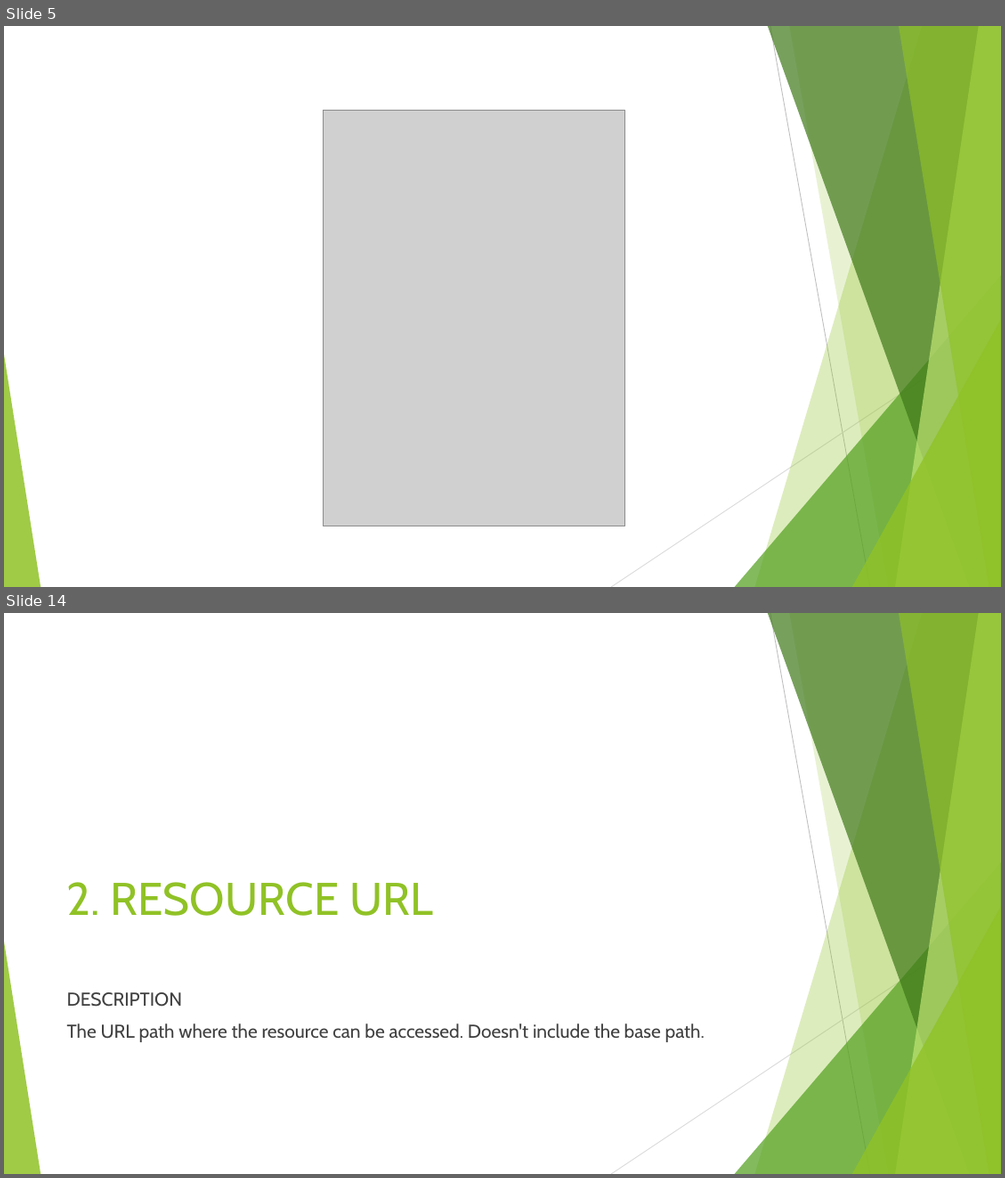
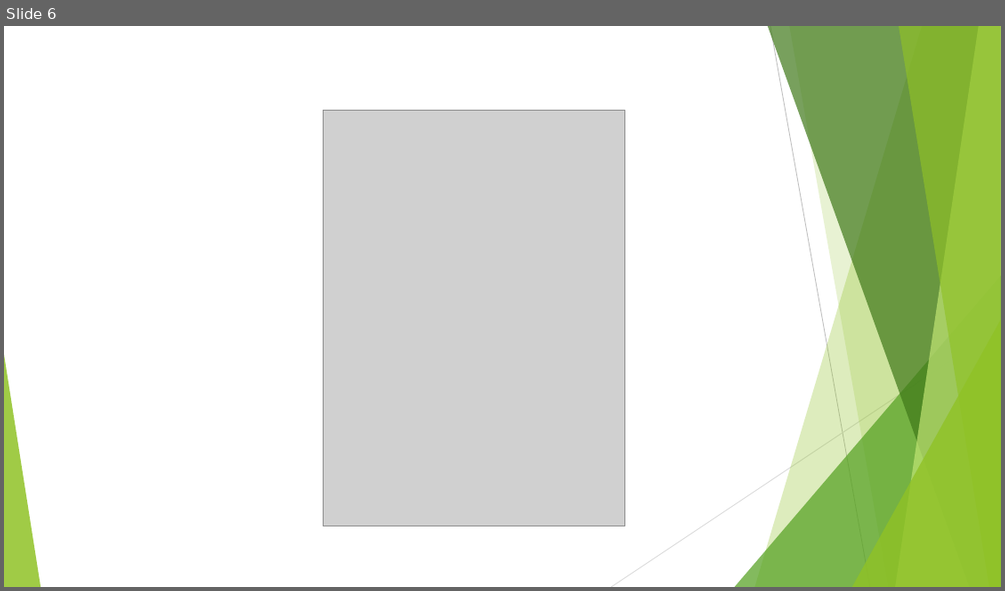
Before and after one commit to leandrocgsi/RestWithASP-NETUdemy, a slide deck: Documents/Understending RESTFul API's .pptx. Shown one above the other, each under a label of ours: slides 5 and 14 before the commit, slide 6 after it; the slides between them are not shown. The pictures are 1005x1178 and 1005x591 pixels, drawn with LibreOffice and Linux fonts; fonts in the diff are those of the drawing; grey boxes stand for pictures. Boxes give left, top, right and bottom in pixels: in the first picture for what was removed or moved away, otherwise in the second. Text is boxed around its words. In the diff, an @@ line names an element or a change of style, - is before the commit and + after.

```diff
--- a/Documents/Understending RESTFul API's .pptx
+++ b/Documents/Understending RESTFul API's .pptx
@@ slide 14 removed at box(4, 613, 1001, 1174), background #FFFFFF; not listed: 10 template elements that a slide beside it also shows @@
@@ title removed at box(67, 882, 433, 916) @@
-2. RESOURCE URL
@@ text removed at box(67, 992, 704, 1042) @@
-DESCRIPTION
-The URL path where the resource can be accessed. Doesn't include the base path.
@@ what was slide 5 is now slide 6 @@
```
Also in this commit, not shown: 5 slides changed, 48 slides added, 46 other slides removed, 3 other files.
